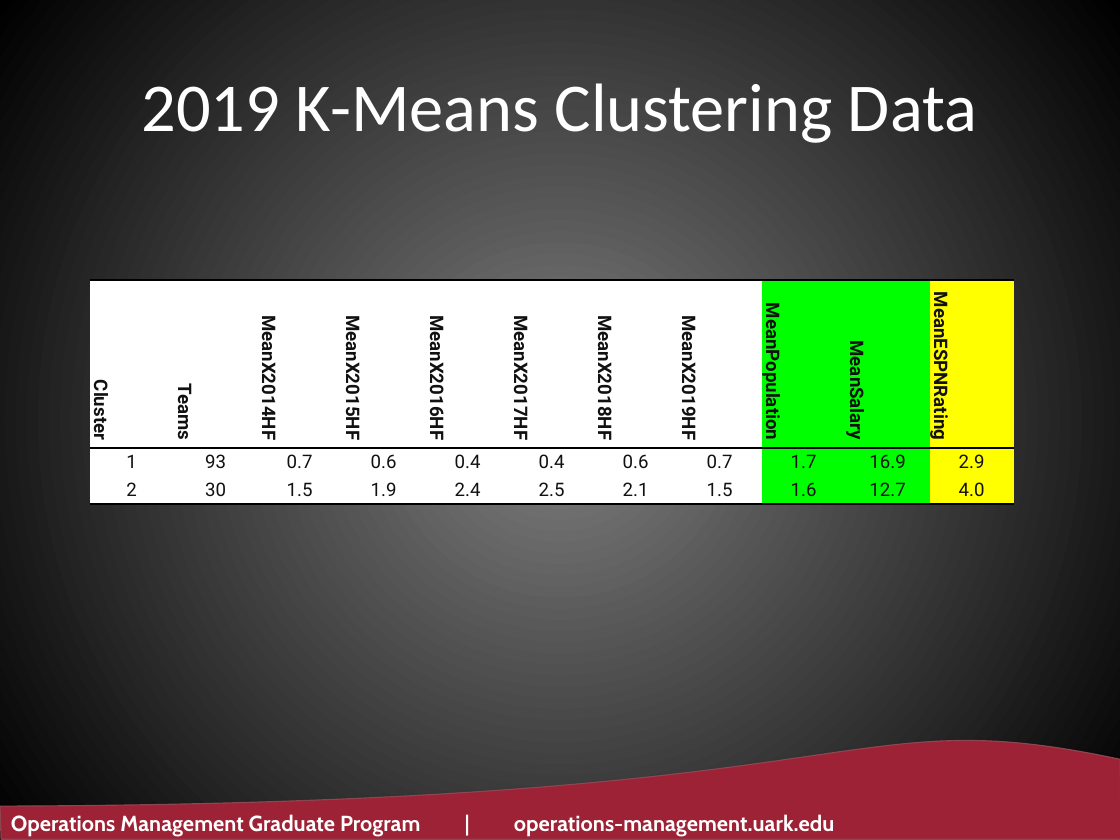
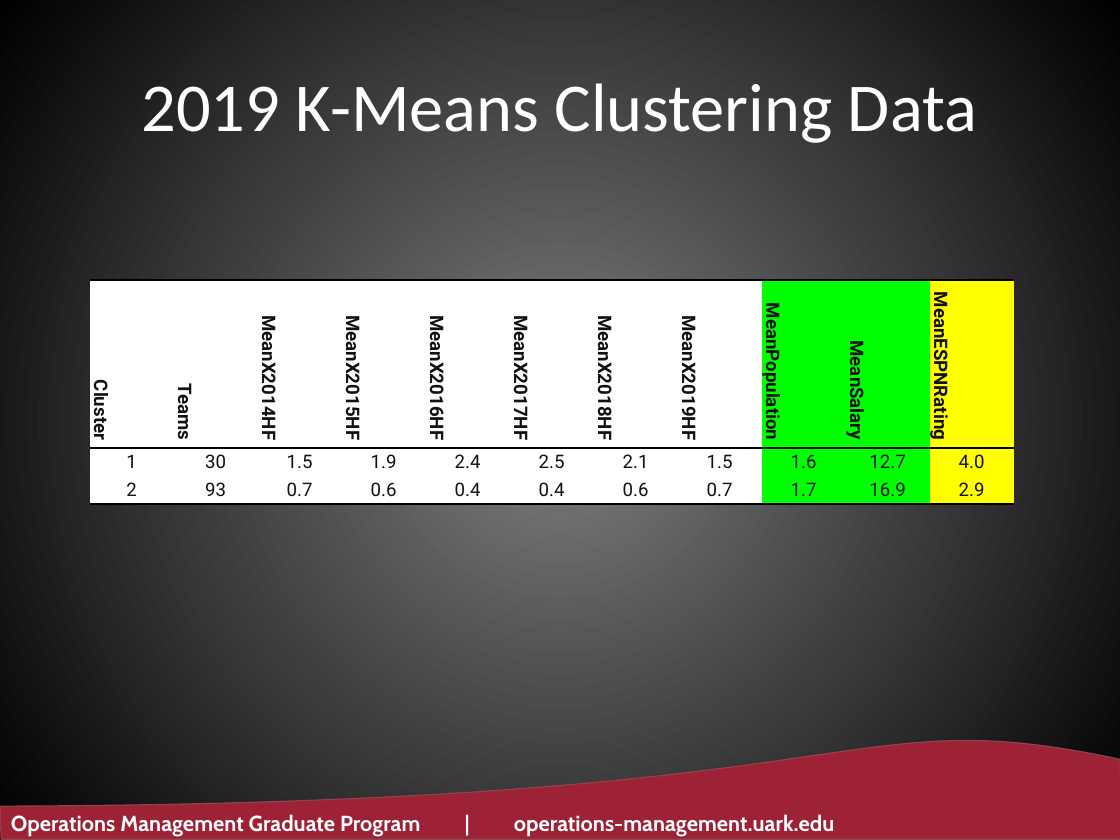
Before and after one commit to ltwalt/espnsports, a slide deck: slide 26 of 201111 2020 - Is Analytics in Professional Sports Making a Difference - U of Ark.pptx. Drawn at 1120x840 pixels with LibreOffice and Linux fonts; fonts in the diff are those of the drawing; background and template pictures are left out. Boxes give left, top, right and bottom in pixels: in the first picture for what was removed or moved away, otherwise in the second. Text is boxed around its words. In the diff, an @@ line names an element or a change of style, - is before the commit and + after.

```diff
--- a/201111 2020 - Is Analytics in Professional Sports Making a Difference - U of Ark.pptx
+++ b/201111 2020 - Is Analytics in Professional Sports Making a Difference - U of Ark.pptx
@@ table at [90, 280, 1014, 616] @@
-row 2: 1 | 93 | 0.7 | 0.6 | 0.4 | 0.4 | 0.6 | 0.7 | 1.7 | 16.9 | 2.9
+row 2: 1 | 30 | 1.5 | 1.9 | 2.4 | 2.5 | 2.1 | 1.5 | 1.6 | 12.7 | 4.0
-row 3: 2 | 30 | 1.5 | 1.9 | 2.4 | 2.5 | 2.1 | 1.5 | 1.6 | 12.7 | 4.0
+row 3: 2 | 93 | 0.7 | 0.6 | 0.4 | 0.4 | 0.6 | 0.7 | 1.7 | 16.9 | 2.9
```
Also in this commit, not shown: 1 other slide changed, 4 other files.
